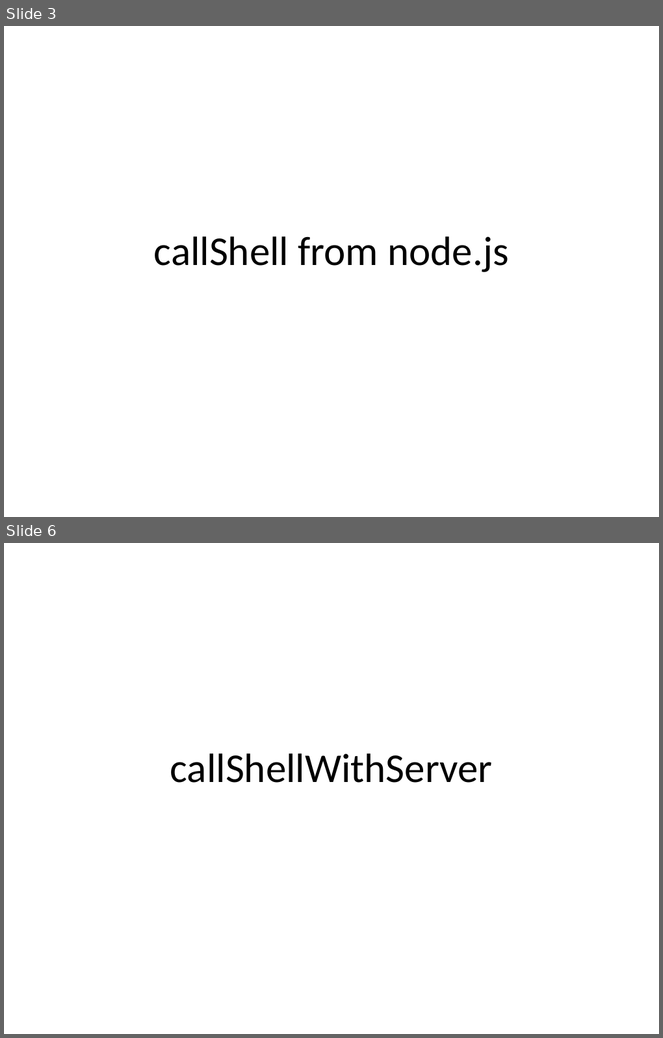
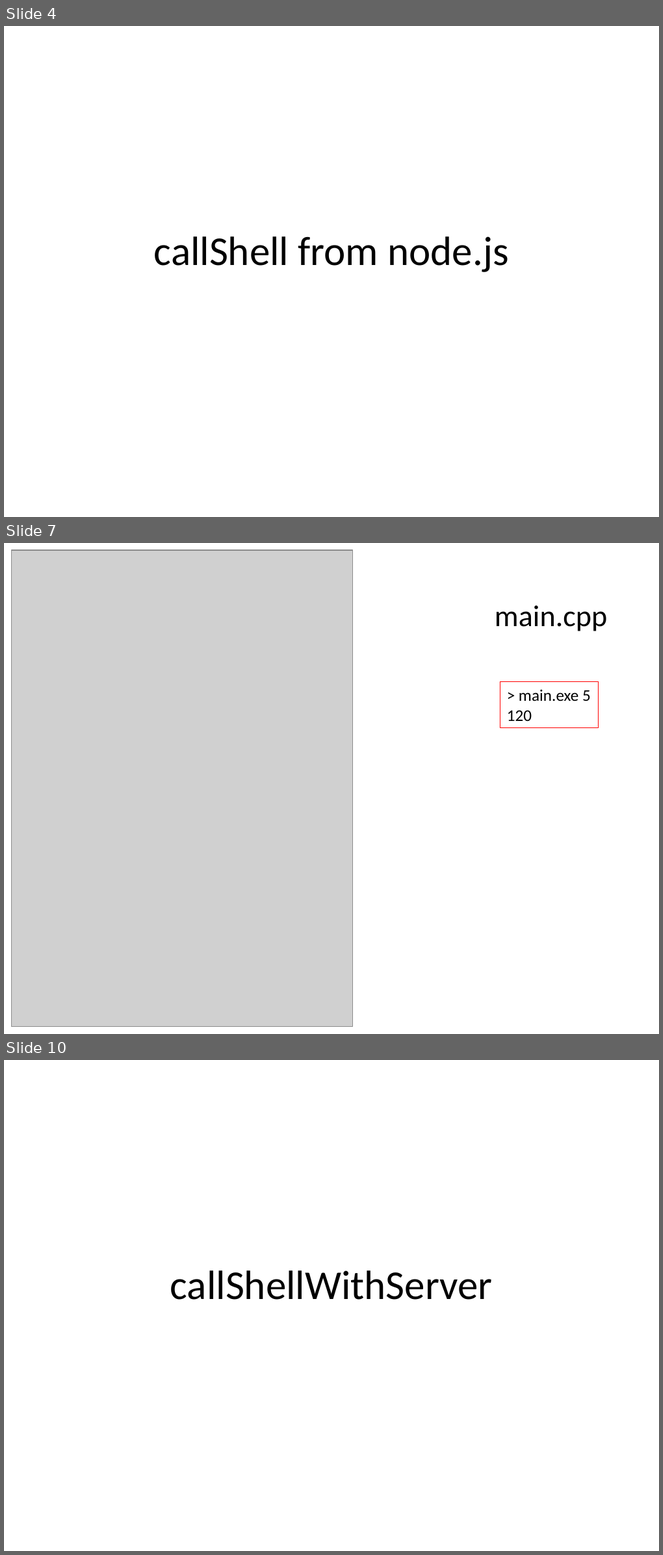
Before and after one commit to jyunming-chen/node-study, a slide deck: study.pptx. Shown one above the other, each under a label of ours: slides 3 and 6 before the commit, slides 4, 7 and 10 after it; the slides between them are not shown. The pictures are 663x1038 and 663x1555 pixels, drawn with LibreOffice and Linux fonts; fonts in the diff are those of the drawing; grey boxes stand for pictures. Boxes give left, top, right and bottom in pixels: in the first picture for what was removed or moved away, otherwise in the second. Text is boxed around its words. In the diff, an @@ line names an element or a change of style, - is before the commit and + after.

```diff
--- a/study.pptx
+++ b/study.pptx
@@ slide 7 added at (4,543,659,1034), background #FFFFFF @@
@@ picture added at (11,550,352,1027) @@
@@ title added at (495,605,607,631), 33 pt, text #000000 @@
+main.cpp
@@ rectangle added at (501,682,599,728), outline #FF0000 0.75 pt, 18 pt, text #000000 @@
+> main.exe 5
+120
@@ what was slide 3 is now slide 4 @@
@@ what was slide 6 is now slide 10 @@
```
Also in this commit, not shown: 6 slides changed, 21 other slides added, 1 slide removed, 29 other files.
